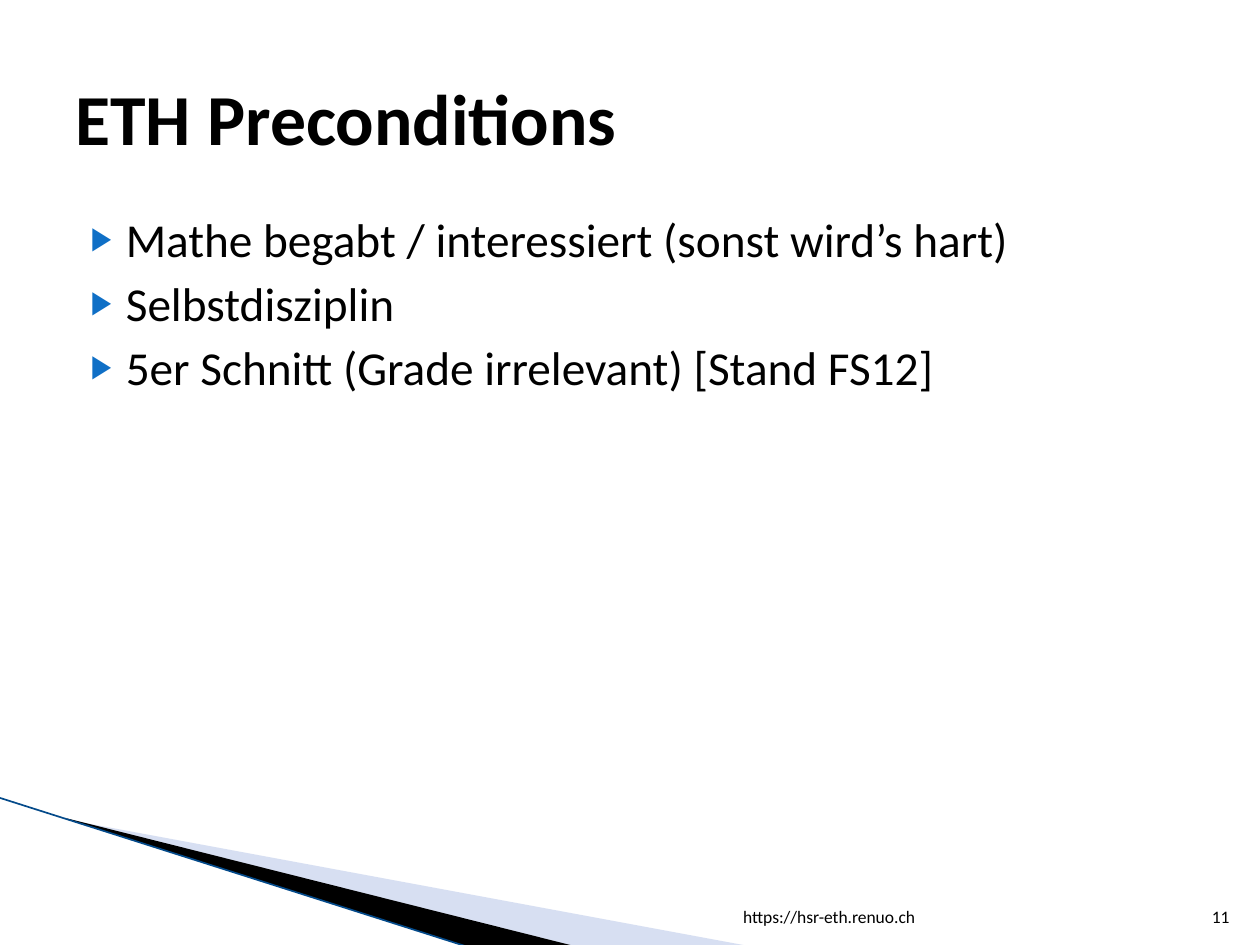
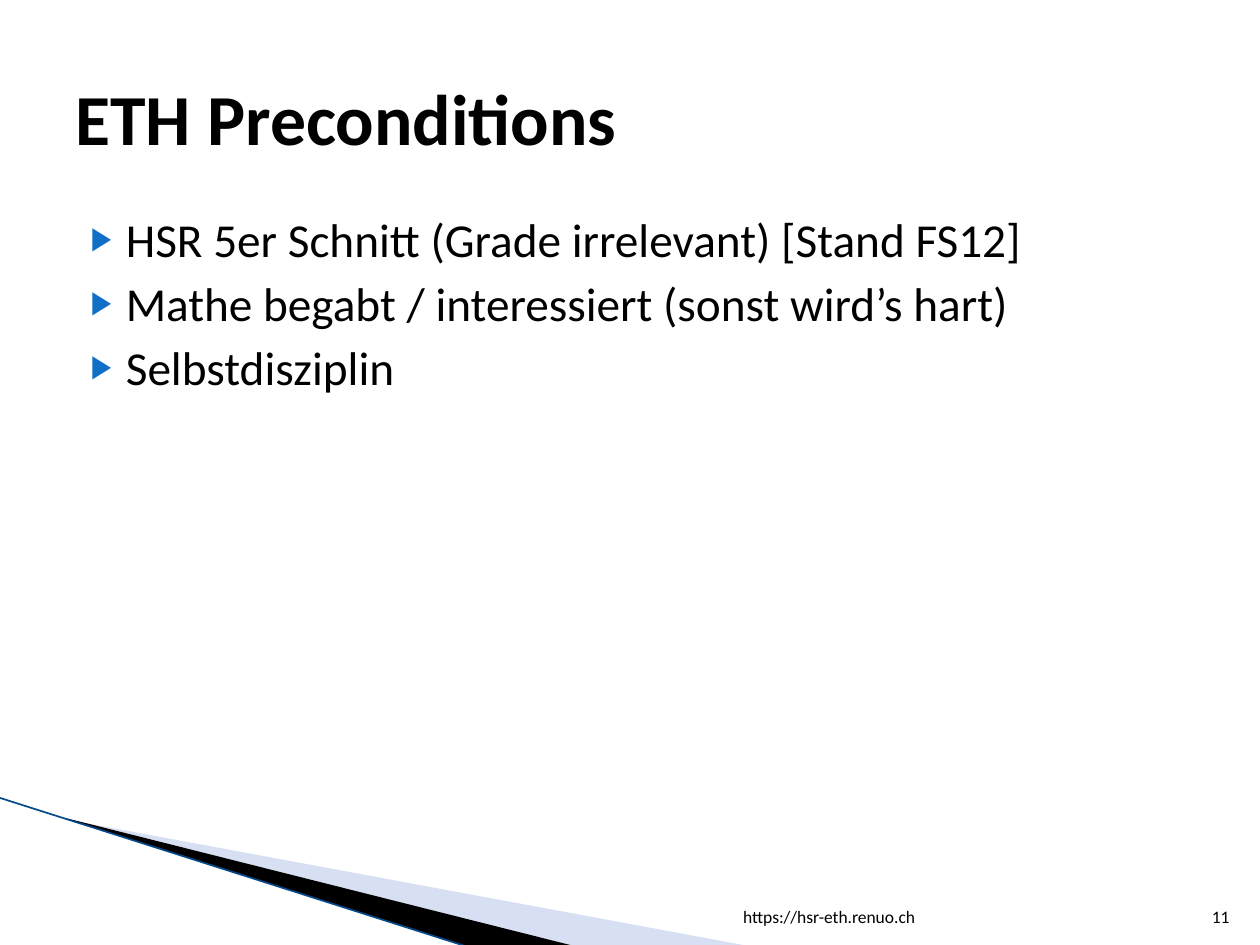
Before and after one commit to lukaselmer/hsr-eth.renuo.ch, a slide deck: slide 11 of vortrag.pptx. Drawn at 1260x945 pixels with LibreOffice and Linux fonts; fonts in the diff are those of the drawing; background and template pictures are left out. Boxes give left, top, right and bottom in pixels: in the first picture for what was removed or moved away, otherwise in the second. Text is boxed around its words. In the diff, an @@ line names an element or a change of style, - is before the commit and + after.

```diff
--- a/vortrag.pptx
+++ b/vortrag.pptx
@@ text at bbox=[126, 222, 1021, 264]: paragraph added @@
+▶ HSR 5er Schnitt (Grade irrelevant) [Stand FS12]
@@ text at bbox=[126, 350, 933, 392]: paragraph removed @@
-▶ 5er Schnitt (Grade irrelevant) [Stand FS12]
```
Also in this commit, not shown: 7 other slides changed, 1 other file.
